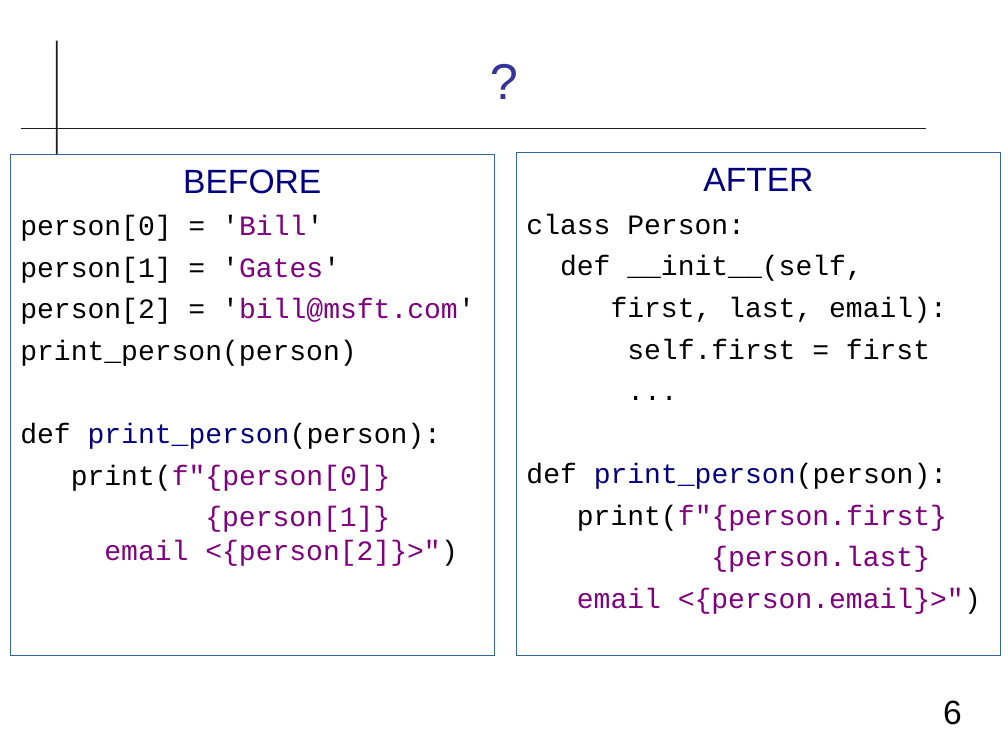
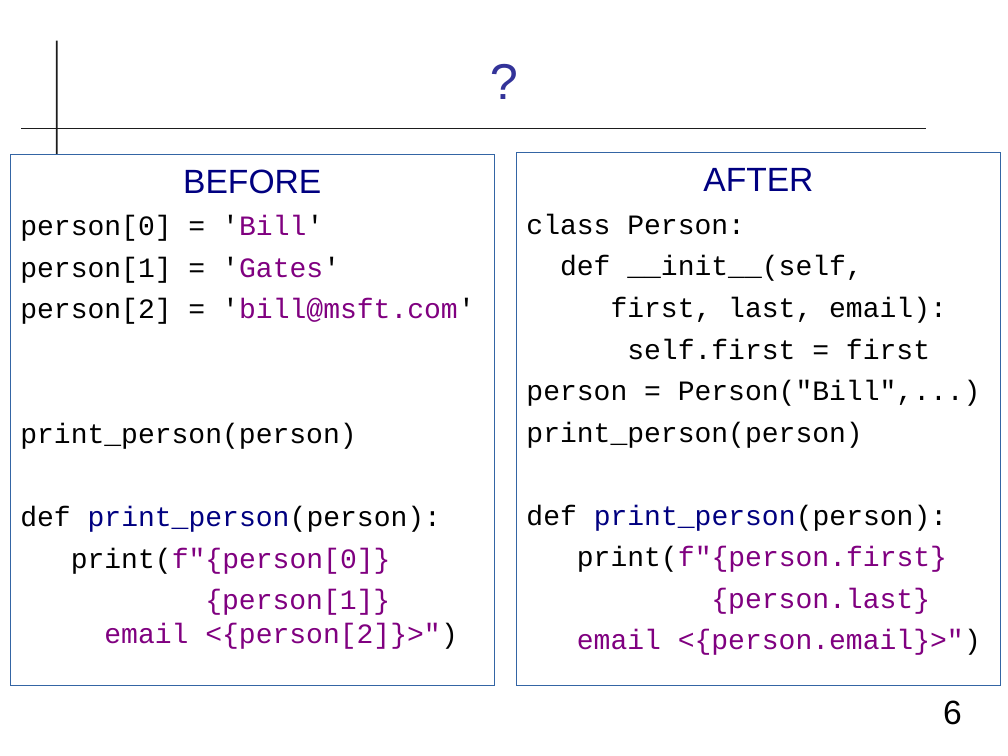
Before and after one commit to cpske/ISP, a slide deck: slide 6 of refactoring/Refactoring-Review.odp. Drawn at 1008x756 pixels with LibreOffice and Linux fonts; fonts in the diff are those of the drawing. Boxes give left, top, right and bottom in pixels: in the first picture for what was removed or moved away, otherwise in the second. Text is boxed around its words. In the diff, an @@ line names an element or a change of style, - is before the commit and + after.

```diff
--- a/refactoring/Refactoring-Review.odp
+++ b/refactoring/Refactoring-Review.odp
@@ text "BEFORE": place and size @@
-text "BEFORE" at [10,154,494,655]
+text "BEFORE" at [10,154,494,685]
@@ text "AFTER": place and size @@
-text "AFTER" at [516,153,1000,655]
+text "AFTER" at [516,153,1000,685]
@@ text at [526,380,981,448]: text changed @@
-...
+person = Person("Bill",...)
+print_person(person)
```
Also in this commit, not shown: 2 other slides changed, 1 slide added, 4 other files.
